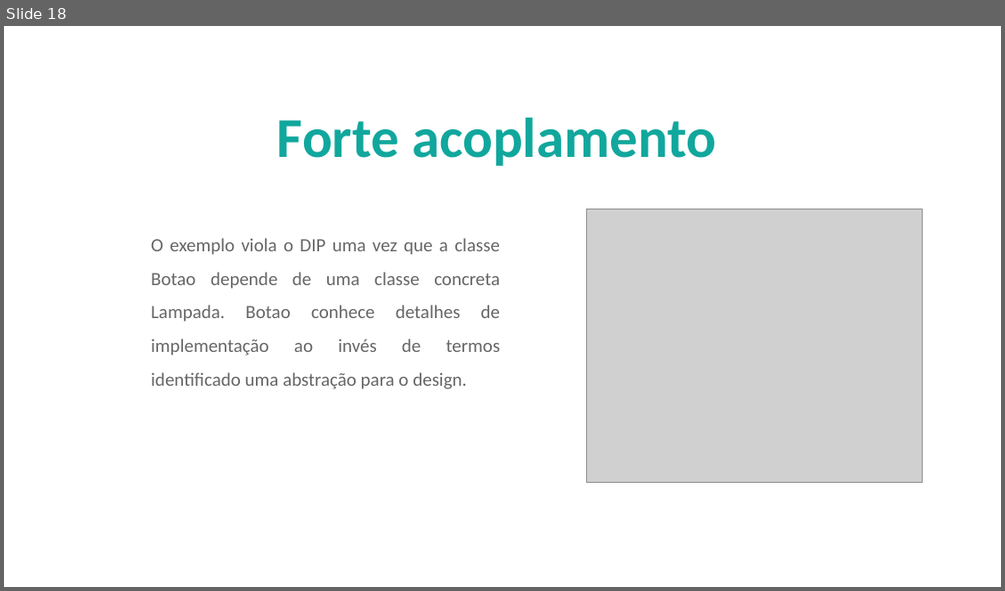
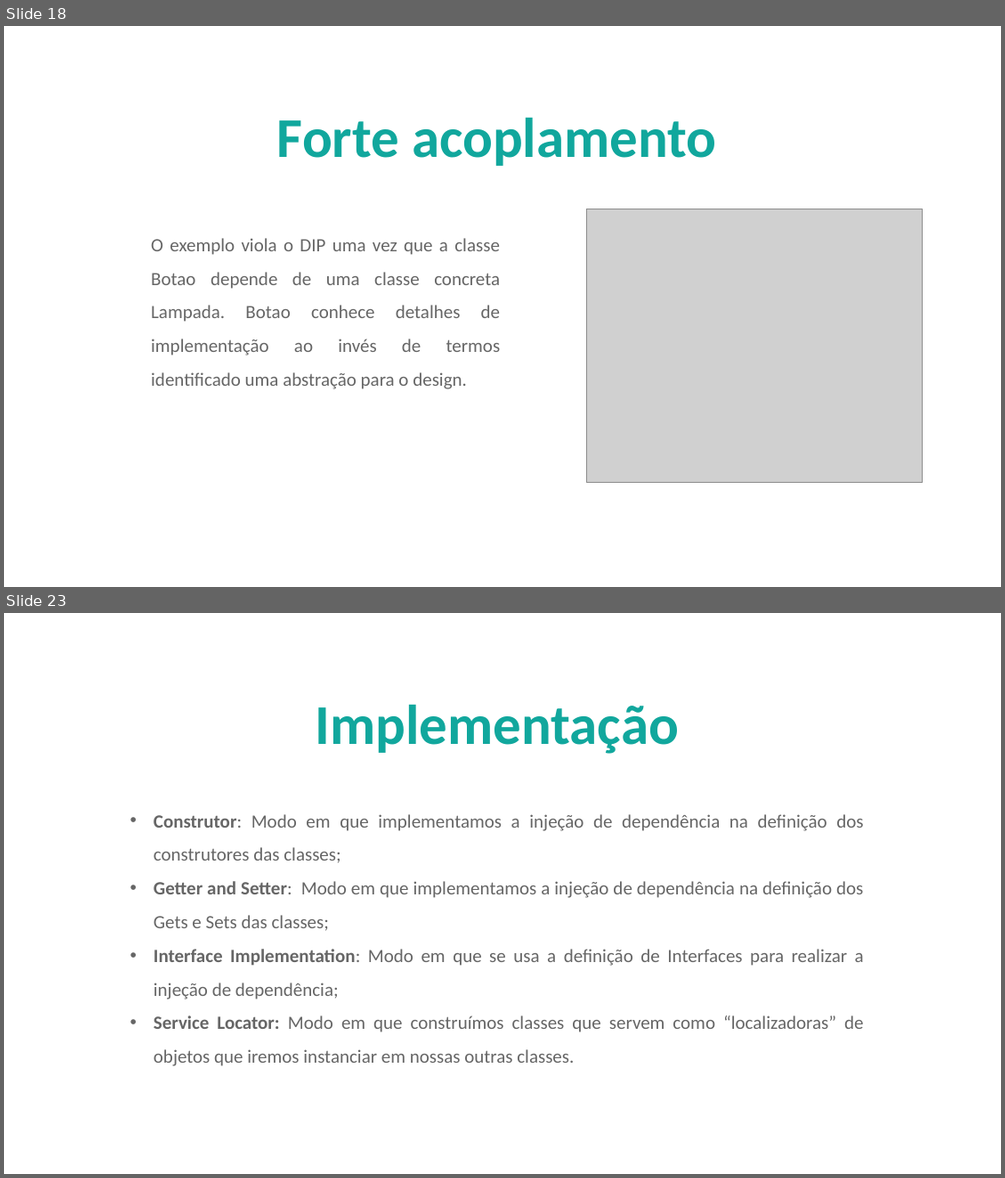
Before and after one commit to AlberttSantos/treinamento-solid, a slide deck: doc/InjecaoDependencia.pptx. Shown one above the other, each under a label of ours: slide 18 before the commit, slides 18 and 23 after it; the slides between them are not shown. The pictures are 1005x591 and 1005x1178 pixels, drawn with LibreOffice and Linux fonts; fonts in the diff are those of the drawing; grey boxes stand for pictures; background and template pictures are left out. Boxes give left, top, right and bottom in pixels: in the first picture for what was removed or moved away, otherwise in the second. Text is boxed around its words. In the diff, an @@ line names an element or a change of style, - is before the commit and + after.

```diff
--- a/doc/InjecaoDependencia.pptx
+++ b/doc/InjecaoDependencia.pptx
@@ slide 23 added at <box>4,613,1001,1174</box>, background picture (left out) @@
@@ text added at <box>316,704,679,754</box>, 54 pt, text #11A79D, bold @@
+Implementação
@@ text added at <box>154,814,864,1066</box>, 18 pt, text #666666 @@
+                • Construtor: Modo em que implementamos a injeção de dependência na definição dos construtores das classes;
+                • Getter and Setter: Modo em que implementamos a injeção de dependência na definição dos Gets e Sets das classes;
+                • Interface Implementation: Modo em que se usa a definição de Interfaces para realizar a injeção de dependência;
+                • Service Locator: Modo em que construímos classes que servem como “localizadoras” de objetos que iremos instanciar em nossas outras classes.
```
Also in this commit, not shown: 1 slide changed, 6 other slides added, 1 slide removed, 2 other files.
